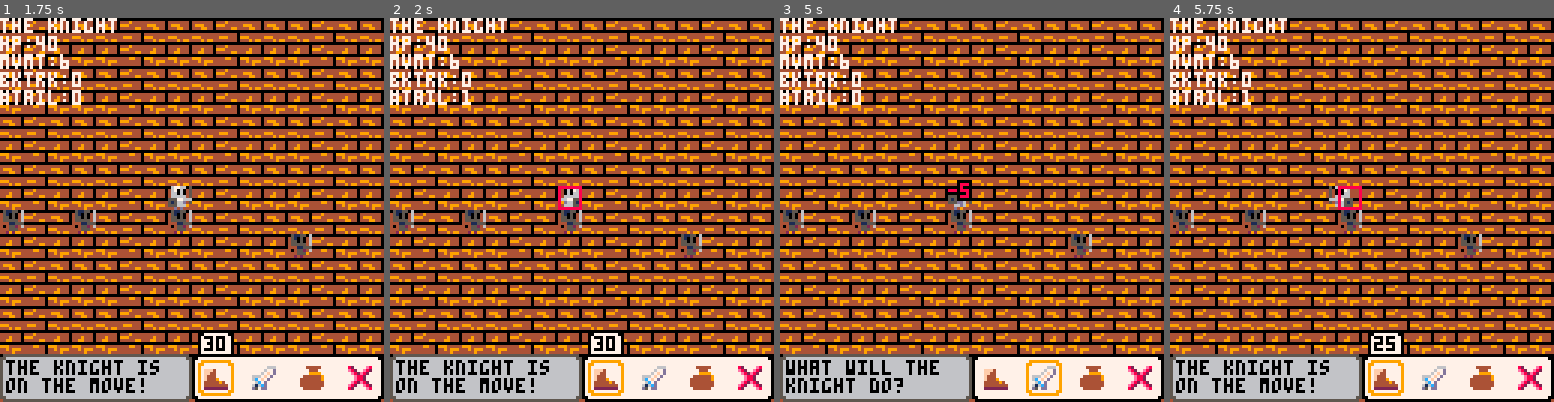
Above: before the commit, frames 1-4 (left to right).
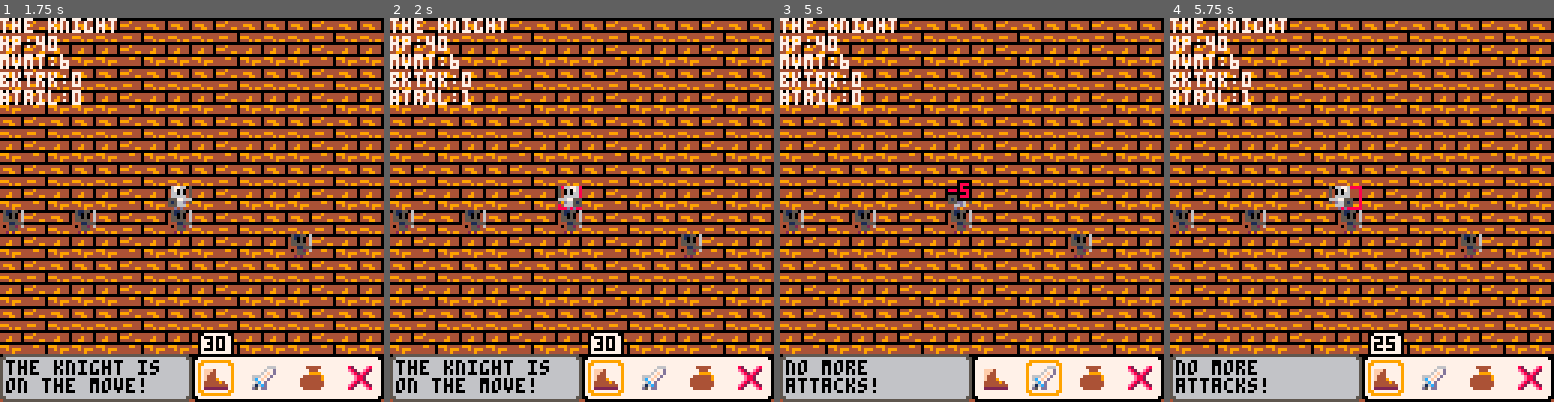
Above: after the commit, the same moments.

Repository: graphitical/d8-knight
Game: PICO-8 cartridge main.p8
Two runs of this game, one before a commit and one after it. Both use one fixed random seed, a clock stepped at 60 frames per second and the inputs below.
Inputs:
- Up to frame 1 (1.75 s): tap O (Z key) at 0.33, 0.7, 1.43 s; tap X (X key) at 1.07 s
- Up to frame 2 (2 s): hold Left from 1.97 s (still down)
- Up to frame 3 (5 s): tap X (X key) every 0.33 s from 2.07 to 4.73 s; tap O (Z key) every 0.88 s from 2.22 to 4.87 s; release Left at 2.37 s; hold Down 2.42-2.82 s; hold Right 2.87-3.53 s; hold Up 3.58-4.08 s; hold Right 4.13-4.53 s; hold Down from 4.58 s (still down)
- Up to frame 4 (5.75 s): tap X (X key) at 5.07, 5.4, 5.73 s; release Down at 5.08 s; hold Left from 5.13 s (still down)

Frame 1 is identical in both runs. In frame 2, 0.1% of the frame differs, in the area x 43-50%, y 43-50%; in frame 3, 1.0%; in frame 4, 1.3%, in the area x 1-47%, y 43-98%.

Commit message:
Add new window string timer and code comments

Diff:
--- a/main.p8
+++ b/main.p8
@@ -43,7 +43,7 @@
   T+=1
   -- m:up()
   foreach(actors, move_actor)
-  foreach(winds, move_actor)
+  foreach(winds, update_wind)
   foreach(floats, move_float)
   g.upd()
 end
@@ -67,11 +67,11 @@
   -- end
 end
 
--- make an actor
+-- make an actor with sprite _sp
 -- add it to global collection
 -- x,y are pixel coordinates of
 -- actor
-function make_actor(_sp,_x,_y)
+function make_actor(_sp,_x,_y,_b)
   a = {}
   a.sp=_sp or nil
   a.spo=0 -- sprite offset
@@ -93,6 +93,13 @@
   return a
 end
 
+-- draw actor to screen. if a
+-- transparent color _a.ct is set that
+-- is not black then will change
+-- that color
+-- TODO: come remove the local variables
+-- here I don't think its saving me
+-- any tokens
 function draw_actor(_a)
   local sp,spo,f = _a.sp,_a.spo,_a.frame
   local x,y    = _a.x,_a.y
@@ -104,6 +111,12 @@
   pal()
 end
 
+-- sets an actors "tween" to go
+-- from current location to
+-- (_x,_y) in duration _d seconds
+-- _type sets if it is a full
+-- motion or a bump that returns
+-- to its start position
 function set_actor_tween(_a,_x,_y,_d,_type)
   if (_a.anim!=0) return
 
@@ -114,6 +127,12 @@
   _a.anim = _type
 end
 
+-- fulfills the direction made
+-- by set_actor_tween. does the
+-- actual updating. can use
+-- different easing functions by
+-- setting that in the actor
+-- directly
 function move_actor(_a)
   if (flr(_a.tdur) <= 0) return
 
@@ -139,11 +158,18 @@
   end
 end
 
+-- makes a floating text object
+-- at location (x,y) with color
+-- c for dur seconds
 function make_float(_t,_x,_y,_c,_dur)
   _dur = _dur or 1 -- seconds
   add(floats,{txt=_t,x=_x,y=_y,ty=_y-10,t=0,dur=_dur,c=_c})
 end
 
+-- animates the float up using a
+-- simple exponential lerp
+-- will delete float when no
+-- longer needed
 function move_float(f)
   f.t+=1
   if f.t > f.dur*fps then
@@ -231,6 +257,9 @@
 end
 
 -- windows
+-- makes window object held in winds
+-- is a child objet of actor so
+-- can use actor based functions
 function make_wind(x,y,w,h,ic,bc)
   local _w = make_actor(nil,x,y)
   del(actors,_w)-- hacky way to keep window from showin up in actors list
@@ -242,21 +271,51 @@
   -- drawing params
   _w.w,_w.h=w,h
   _w.ic,_w.bc=ic,bc
+  _w.str,_w.strold= "",""
+  _w.strdur,_w.strtime = 0,0
 
   add(winds,_w)
   return _w
 end
 
+-- updates window _w by moving
+-- it and then checking if the
+-- string should be reverted to
+-- an older string
+function update_wind(_w)
+  move_actor(_w)
+
+  if (_w.strdur <= 0) return
+  -- Change back to old string
+  _w.strtime+=1
+  if _w.strtime > _w.strdur then
+    _w.str,_w.strold = _w.strold, ""
+    _w.strtime, _w.strdur = 0,0
+  end
+
+end
+
+-- draws a window _w based on
+-- its parameters
 function draw_wind(_w)
-  local str   = _w.str
-  local sx,sy = _w.x,_w.y
-  local w,h   = _w.w,_w.h
-  local ic,bc = _w.ic,_w.bc
-  text_box(str,sx,sy,w,h,ic,bc)
-end
-
-
-
+  text_box(_w.str,_w.x,_w.y,_w.w,_w.h,_w.ic,_w.bc)
+end
+
+-- sets the string of window _w
+-- to _s. optional duration _d
+-- will set a new string _s, but
+-- revert to old string after _d
+-- seconds
+function set_wind_msg(_w,_s,_d)
+  if _d then
+    _w.str,_w.strold = _s,_w.str
+    _w.strtime,_w.strdur = 0, flr(_d*fps)
+  end
+
+  if _w.strdur <=0 then
+    _w.str = _s
+  end
+end
 -->8
 -- main menu
 
@@ -350,11 +409,9 @@
   bins['wmvtxt']=wmvtxt
   -- action menu bgnd
   wbgnd=make_wind(x,y,w,h,7,0)
-  wbgnd.str=""
   -- action menu selection wind
   wsel=make_wind(x+2,y+2,h-4,h-4,7,9)
   wsel.s=0
-  wsel.str=""
 
 -- enemy selection
   ens={}
@@ -367,8 +424,7 @@
 end
 
 function cmbt_upd()
-  wtext.str="what will "..pcurr.name.." do?"
-  wmvtxt.str=5*(pcurr.mvmt-#pcurr.tail-pcurr.bktrk)
+  set_wind_msg(wtext,"what will "..pcurr.name.." do?")
 
   -- get button input
   if(buttbuff<0) buttbuff=getbutt()
@@ -385,18 +441,30 @@
 
   -- enter selected modes
   if buttbuff==5 then
+    -- movement
     if wsel.s==0 then
       bsel = bins['wmvtxt']
       binoc(bsel)
       g.upd = cmbt_move_upd
+    -- attacks
     elseif wsel.s==1 then
       if pcurr.num_attacks>0 then
         ens = find_actors_in_range(pcurr,1,'en')
-        enp = 0
-        g.upd = cmbt_atk_upd
+        if #ens>0 then
+          g.upd = cmbt_atk_upd
+          enp = 0
+        else
+          set_wind_msg(wtext,'no enemies within range!',1.5)
+          enp = nil
+        end
       else
-        wtext.str="no more attacks!"
+        set_wind_msg(wtext,"no more attacks!",1.5)
       end
+    -- inventory
+    elseif wsel.s==2 then
+
+    -- end turn
+    elseif wsel.s==3 then
     end
   end
 
@@ -409,11 +477,15 @@
   -- end
 
   buttbuff=-1
-
 end
 
 function cmbt_drw()
+  -- draw current movement path
   pc_path(pcurr)
+  -- redraw current player so
+  -- they appear on top of
+  -- movement path
+  draw_actor(pcurr)
 
   -- ??? maybe should be part of window?
   -- sprites for actions
@@ -422,36 +494,25 @@
   end
 
   -- marching ants for attack select
+  -- only care about if we're in
+  -- attack mode
   if g.upd==cmbt_atk_upd then
     for i,e in ipairs(ens) do
         ants_box(e:i()*8-1,e:j()*8-1,9,9,7,i==(enp+1))
     end
   end
-end
-
--- set the correct sprite for
--- actor a, based on direction
--- di and dj. assumes particualar
--- sprite order of 2 frame motion
--- with right, up, down
-function actor_dir(_a,_di,_dj)
-    if _dj > 0 then
-      _a.spo = 2
-    elseif _dj < 0 then
-      _a.spo = 4
-    else
-      _a.spo = 0
-    end
-    _a.flip = _di < 0
 end
 
 -- loops while we are running through
 -- combat motion
 function cmbt_move_upd()
   local p = pcurr
-  wtext.str=p.name.." is on the move!"
-  wmvtxt.str=5*(p.mvmt-#p.tail-p.bktrk)
+
+  set_wind_msg(wtext,pcurr.name.." is on the move!")
+  set_wind_msg(wmvtxt,5*(pcurr.mvmt-#pcurr.tail-pcurr.bktrk))
+
   if (buttbuff<0) buttbuff=getbutt()
+  if (buttbuff<0) return
 
   -- listen for arrow keys to move
   if buttbuff>=0 and buttbuff<4 then
@@ -484,31 +545,16 @@
 function cmbt_atk_upd()
   local p = pcurr
 
+  set_wind_msg(wtext,"❎confirm 🅾️cancel")
+
   if (buttbuff<0) buttbuff=getbutt()
-
-  if enp!=nil then
-    if #ens==0 then
-      wtext.str="no enemies within range"
-      enp=nil
-      timer = 0
-    else
-      wtext.str="❎confirm 🅾️cancel"
-      -- cycle through enemies
-      -- within range
-      if buttbuff==2 or buttbuff==3 then
-        enp+=diry[buttbuff+1]
-        enp=enp%#ens
-      end
-    end
-  else
-    -- if no enemies then wait 30
-    -- frames before releasing
-    -- to player so they have
-    -- time to read msg
-    if timer>30 then
-      g.upd=cmbt_upd
-    end
-    timer+=1
+  if (buttbuff<0) return
+
+  -- cycle through enemies
+  -- within range
+  if buttbuff==2 or buttbuff==3 then
+    enp+=diry[buttbuff+1]
+    enp=enp%#ens
   end
 
   if buttbuff==4 then
@@ -523,24 +569,36 @@
   buttbuff=-1
 end
 
+-- performs attack from actor atk
+-- to actor def
 function attack(atk,def)
   local dmg = atk.dmg
 
   local dx,dy=(atk.x-def.x),(atk.y-def.y)
   set_actor_tween(atk,atk.x-dx,atk.y-dy,0.2,2)
   actor_dir(atk,-dx,-dy)
+
+  -- prevent backtracking after attack
   atk.bktrk+=#atk.tail
   atk.tail={}
 
+  -- show damage dealt
   make_float("-"..dmg,def.x,def.y,8)
   def.hp-=dmg
+  -- remove defending actor from list
+  -- if defeated
+  -- TODO: probably move this part
+  -- outside of attack and into an
+  -- update function
   if def.hp<=0 then
     del(actors,def)
   end
   atk.num_attacks-=1
 end
 
--- bin open/close
+-- opens/closes a bin
+-- bin is a type of window that we
+-- animate
 function binoc(b)
   if b.open then
     set_actor_tween(b,b.cx,b.cy,0.2,1)
@@ -550,6 +608,18 @@
   b.open = not b.open
 end
 
+-- big funciton to check if the
+-- tile the actor p is open
+-- check for:
+-- 1. not a wall
+-- 2. within map bounds
+-- 3. if there is movement left
+-- 3a. edge case when 0 movement,
+--     but we are backtacking
+-- 4. if other actors are in the
+--    way
+-- TODO: this can probably be
+-- refactored
 function can_move(p,di,dj)
   local newi = p:i()+di
   local newj = p:j()+dj
@@ -577,6 +647,11 @@
   return test
 end
 
+-- tracks/builds list of tail that
+-- pc has already traveled. gets
+-- zeroed out after an attack
+-- rebuilds tail every call which
+-- lets us account for backtracking
 function track_tail(p,di,dj)
   local newi,newj=p:i()+di,p:j()+dj
   local nw_tail = {}
@@ -594,6 +669,7 @@
   p.tail = nw_tail
 end
 
+-- draws tail for current movement
 function pc_path(pc)
  if #pc.tail == 0 then
   return
@@ -676,6 +752,25 @@
 
 -->8
 --tools
+
+-- set the correct sprite for
+-- actor a, based on direction
+-- di and dj. assumes particualar
+-- sprite order of 2 frame motion
+-- with right, up, down
+function actor_dir(_a,_di,_dj)
+    if _dj > 0 then
+      _a.spo = 2
+    elseif _dj < 0 then
+      _a.spo = 4
+    else
+      _a.spo = 0
+    end
+    _a.flip = _di < 0
+end
+-- sets the palette to gray scale
+-- useful for objects we want to
+-- indicate are not selectable
 function grayscale(p)
   -- 3 palettes
   -- 0: draw palette
@@ -685,6 +780,9 @@
   pal({1,1,5,5,5,6,7,13,6,7,7,6,13,6,7,1}, p)
 end
 
+-- checks to see if there is an
+-- actor at map tile location
+-- (i,j)
 function get_actor(_i,_j)
   for a in all(actors) do
     if a:i()==_i and a:j()==_j then
@@ -694,6 +792,7 @@
   return nil
 end
 
+-- debugging tool
 function print_char(c,col)
   col = col or 0
   ?c.name,0,0,col
@@ -703,6 +802,9 @@
   ?"#tail:"..#c.tail
 end
 
+-- quick loop to return any btnp
+-- or importantly let us know
+-- that nothing was pressed
 function getbutt()
   for i=0,5 do
     if (btnp(i)) then
@@ -718,6 +820,10 @@
   return c*t/d+b
 end
 
+-- used to see if an attack can
+-- land. dnd rules say a square
+-- is 5 feet so we don't worry
+-- about euclidean norm
 function in_range(x0,y0,x1,y1,r)
   return (abs(x0-x1)<=r) and (abs(y0-y1)<=r)
 end
@@ -735,6 +841,8 @@
   return c
 end
 
+-- draws my fancy box with fancy
+-- corners
 function draw_box(x,y,w,h,ic,bc)
   ic = ic or 5
   bc = bc or 0
@@ -748,6 +856,11 @@
   end
 end
 
+-- draws a box and puts text
+-- that *should* autowrap to fit
+-- the desired box size
+-- can overflow the box height
+-- if h is specified
 function text_box(s,x,y,w,h,ic,bc,tc)
   s = s or "test" -- string
   w = w or 64  -- box width
@@ -764,6 +877,11 @@
   end
 end
 
+-- box of marching ants. good
+-- for showing a selection among
+-- a bunch of other similar things.
+-- can be animated or not animated
+-- by bool an
 function ants_box(x,y,w,h,c,an)
   c = c or 0x8 -- red
   local bf = 0x936c.936c
@@ -802,6 +920,8 @@
   return flr(rnd(num))+1
 end
 
+-- sorts a list of actors by their
+-- initiative. simple insertion sort
 function order_initiative(a)
   for i=1,#a do
     local j = i
@@ -857,7 +977,7 @@
   ?_t,_x,_y,_c
 end
 
--- constants
+-- useful constants
 dirx={-1,1,0,0,1,1,-1,-1}
 diry={0,0,-1,1,-1,1,1,-1}
 
